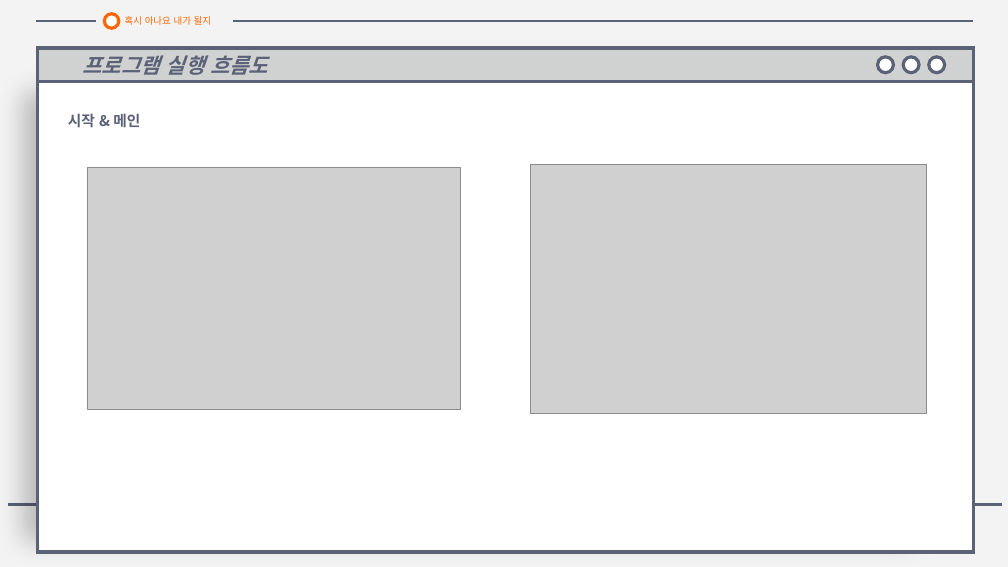
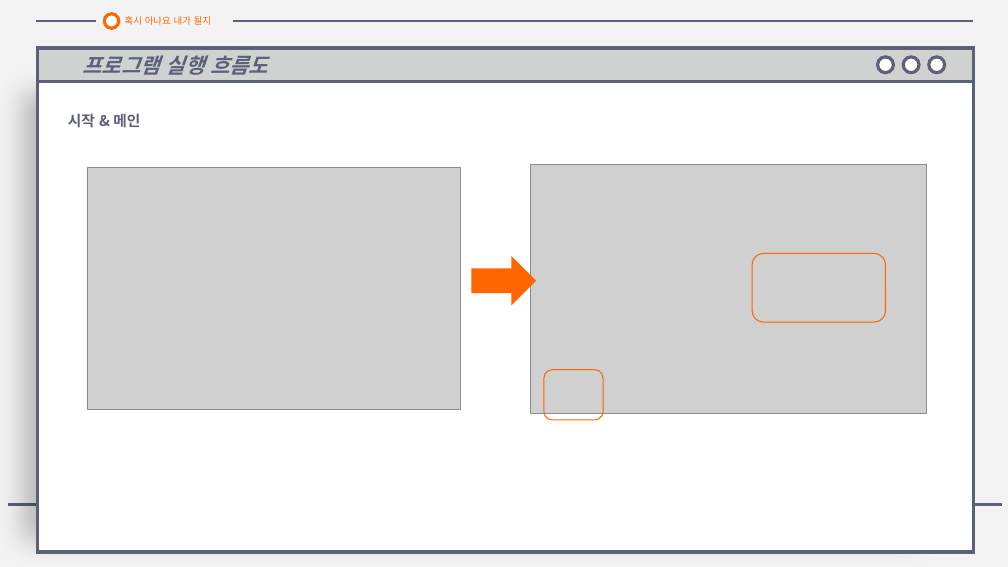
Before and after one commit to galaxy-light/201126-210604, a slide deck: slide 12 of 210409/로또 번호 추첨기 - 양화영.pptx. Drawn at 1008x567 pixels with LibreOffice and Linux fonts; fonts in the diff are those of the drawing; grey boxes stand for pictures. Boxes give left, top, right and bottom in pixels: in the first picture for what was removed or moved away, otherwise in the second. Text is boxed around its words. In the diff, an @@ line names an element or a change of style, - is before the commit and + after.

```diff
--- a/210409/로또 번호 추첨기 - 양화영.pptx
+++ b/210409/로또 번호 추첨기 - 양화영.pptx
@@ right arrow added at (472,256,537,306), fill #FF6600 @@
@@ rounded rectangle added at (752,253,885,322), outline #FF6600 1 pt @@
@@ rounded rectangle added at (544,370,603,420), outline #FF6600 1 pt @@
```
Also in this commit, not shown: 10 other slides changed.
